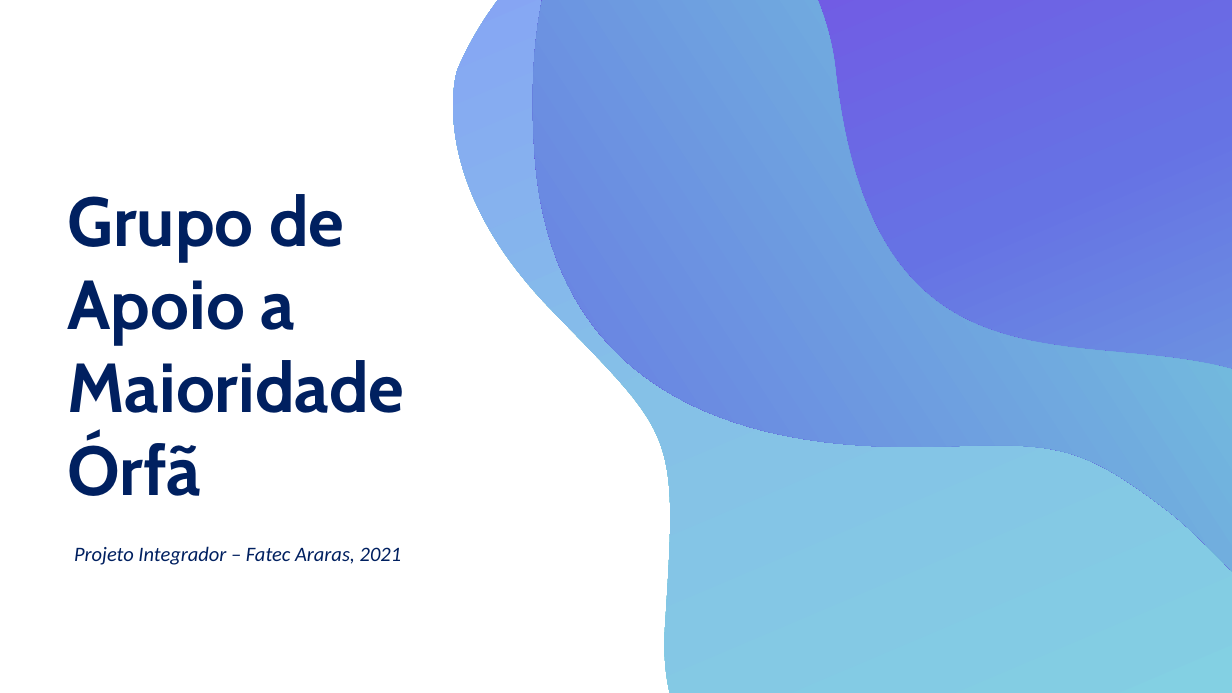
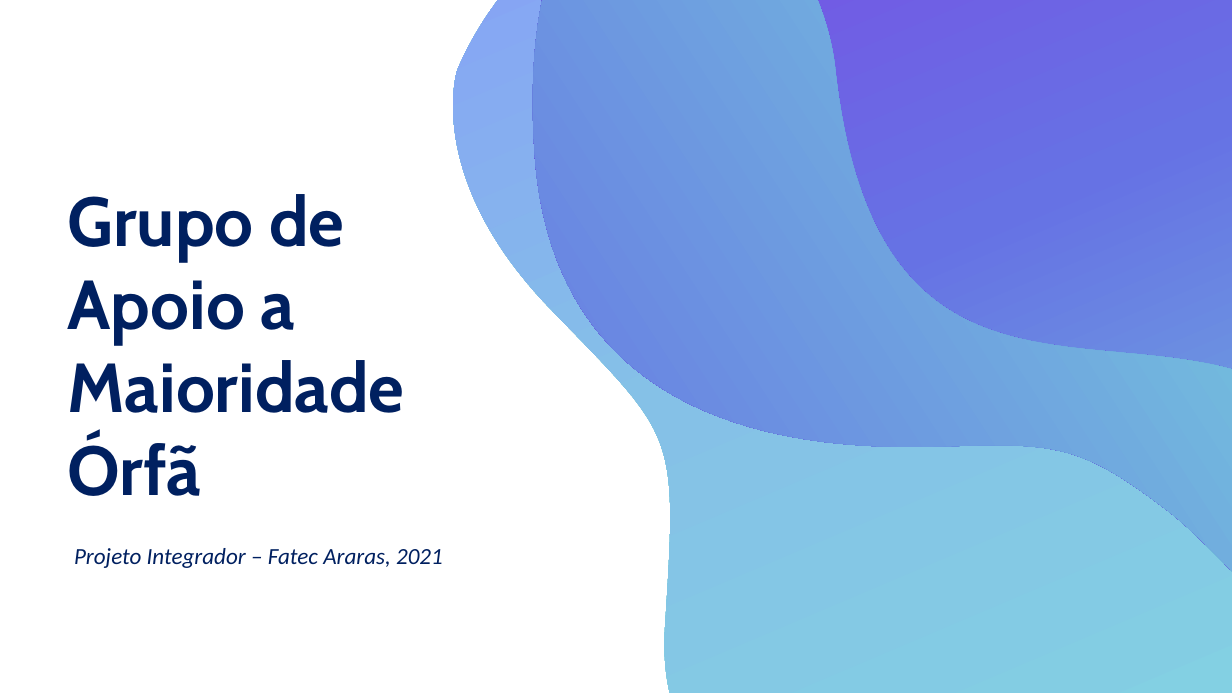
Before and after one commit to gustapinto/fatec_dsm_projeto_integrador_primeiro_semestre, a slide deck: slide 1 of Entregaveis/FATEC/Apresentação GRAMO.pptx. Drawn at 1232x693 pixels with LibreOffice and Linux fonts; fonts in the diff are those of the drawing. Boxes give left, top, right and bottom in pixels: in the first picture for what was removed or moved away, otherwise in the second. Text is boxed around its words. In the diff, an @@ line names an element or a change of style, - is before the commit and + after.

```diff
--- a/Entregaveis/FATEC/Apresentação GRAMO.pptx
+++ b/Entregaveis/FATEC/Apresentação GRAMO.pptx
@@ text "Projeto Integrador – Fatec Araras, ..." at box(74, 548, 443, 568): size 16 to 18 pt @@
```
Also in this commit, not shown: 6 other slides changed, 1 other file.
